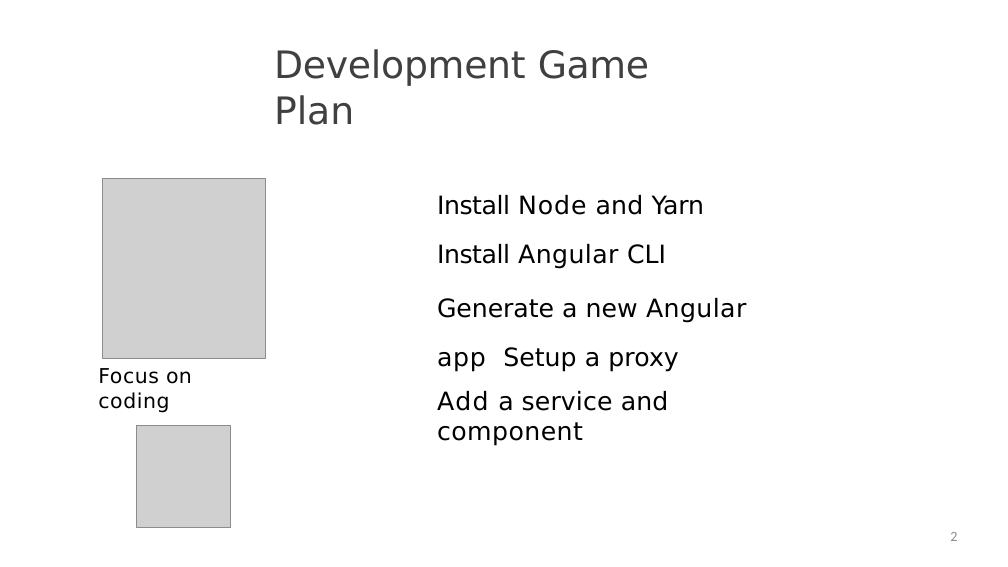
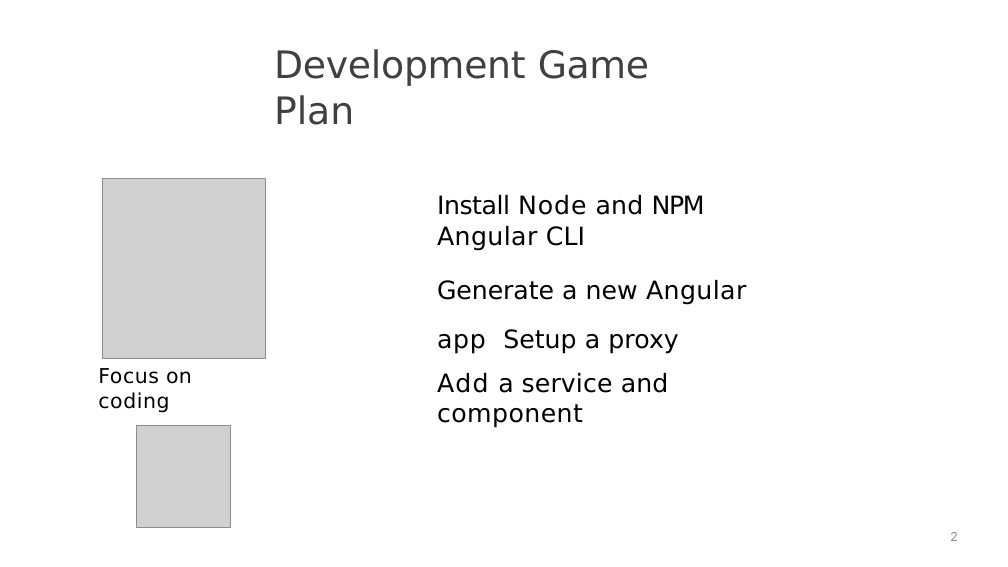
Before and after one commit to StevenJoseph19/full-stack-spring-angular, a slide deck: slide 2 of Slides/4. Creating the Angular Project/creating-the-angular-project-slides.pptx. Drawn at 1008x567 pixels with LibreOffice and Linux fonts; fonts in the diff are those of the drawing; grey boxes stand for pictures. Boxes give left, top, right and bottom in pixels: in the first picture for what was removed or moved away, otherwise in the second. Text is boxed around its words. In the diff, an @@ line names an element or a change of style, - is before the commit and + after.

```diff
--- a/Slides/4. Creating the Angular Project/creating-the-angular-project-slides.pptx
+++ b/Slides/4. Creating the Angular Project/creating-the-angular-project-slides.pptx
@@ text at box(437, 195, 705, 251): text changed @@
-Install Node and Yarn
-Install Angular CLI
+Install Node and NPM
+Angular CLI
```
Also in this commit, not shown: 41 other files.
